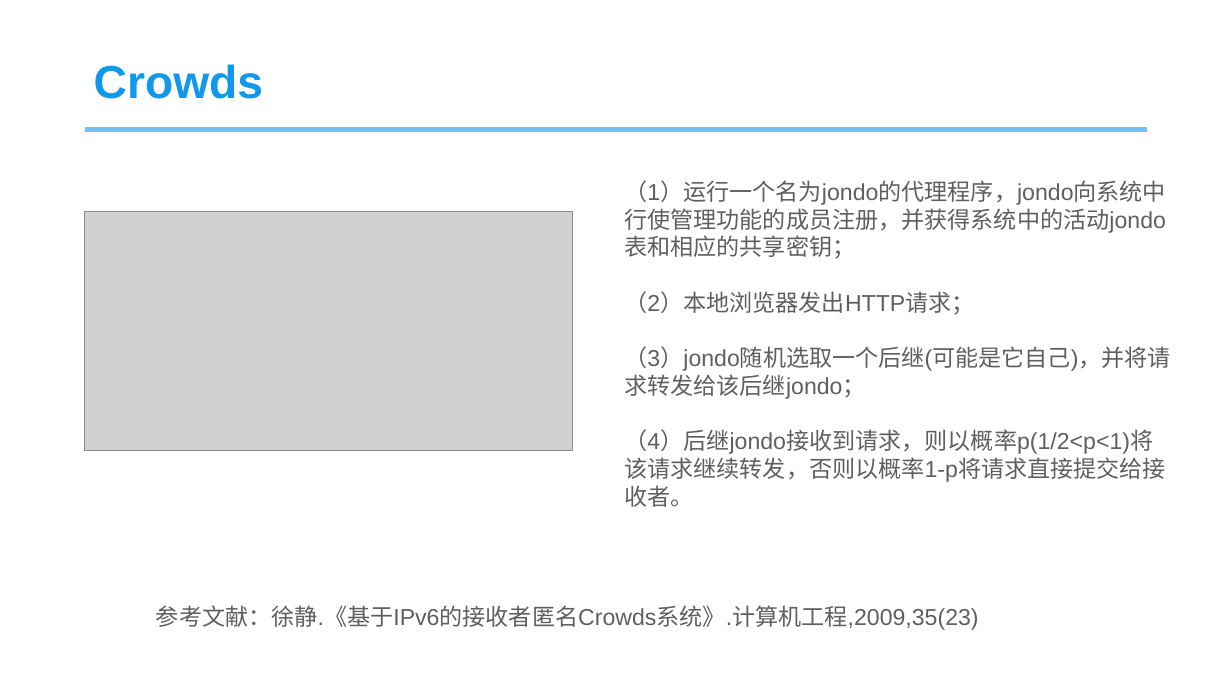
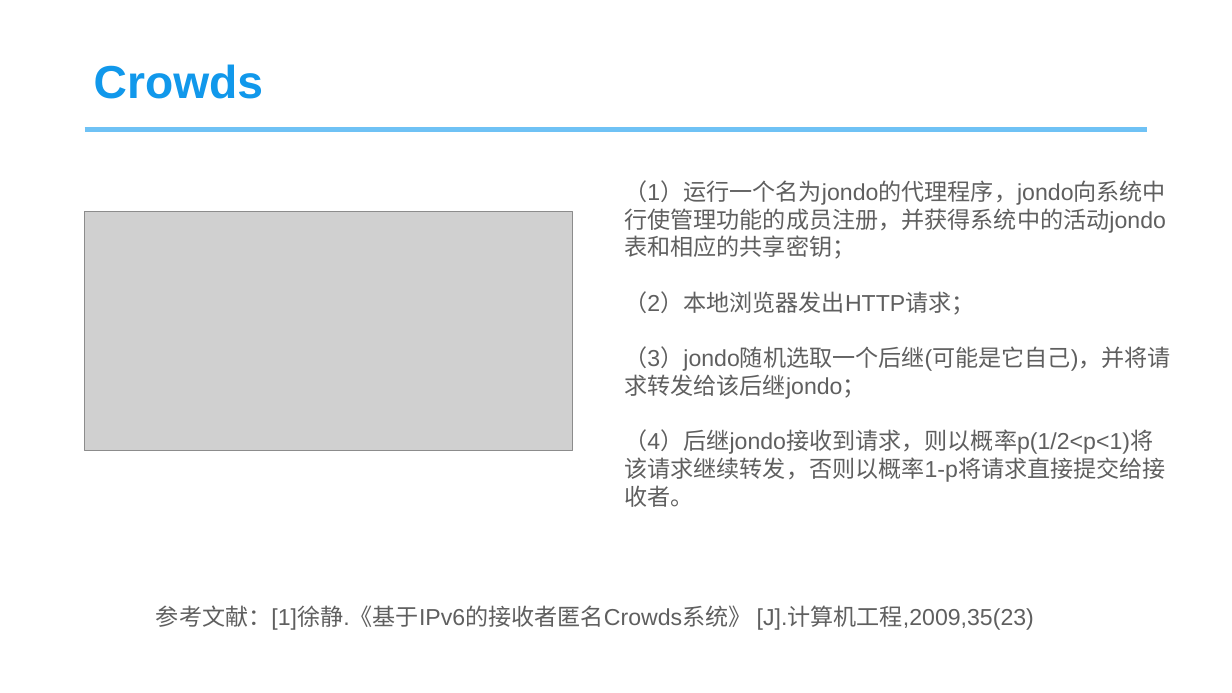
Before and after one commit to CUCCS/ns, a slide deck: slide 18 of 2016-2/TJY_CYX/FlippedClassroom/身份隐藏PPT.pptx. Drawn at 1232x693 pixels with LibreOffice and Linux fonts; fonts in the diff are those of the drawing; grey boxes stand for pictures; background and template pictures are left out. Boxes give left, top, right and bottom in pixels: in the first picture for what was removed or moved away, otherwise in the second. Text is boxed around its words. In the diff, an @@ line names an element or a change of style, - is before the commit and + after.

```diff
--- a/2016-2/TJY_CYX/FlippedClassroom/身份隐藏PPT.pptx
+++ b/2016-2/TJY_CYX/FlippedClassroom/身份隐藏PPT.pptx
@@ text at (156,605,1034,630): text changed @@
-参考文献：徐静.《基于IPv6的接收者匿名Crowds系统》.计算机工程,2009,35(23)
+参考文献：[1]徐静.《基于IPv6的接收者匿名Crowds系统》 [J].计算机工程,2009,35(23)
```
Also in this commit, not shown: 1 other slide changed, 2 slides removed, 2 other files.
